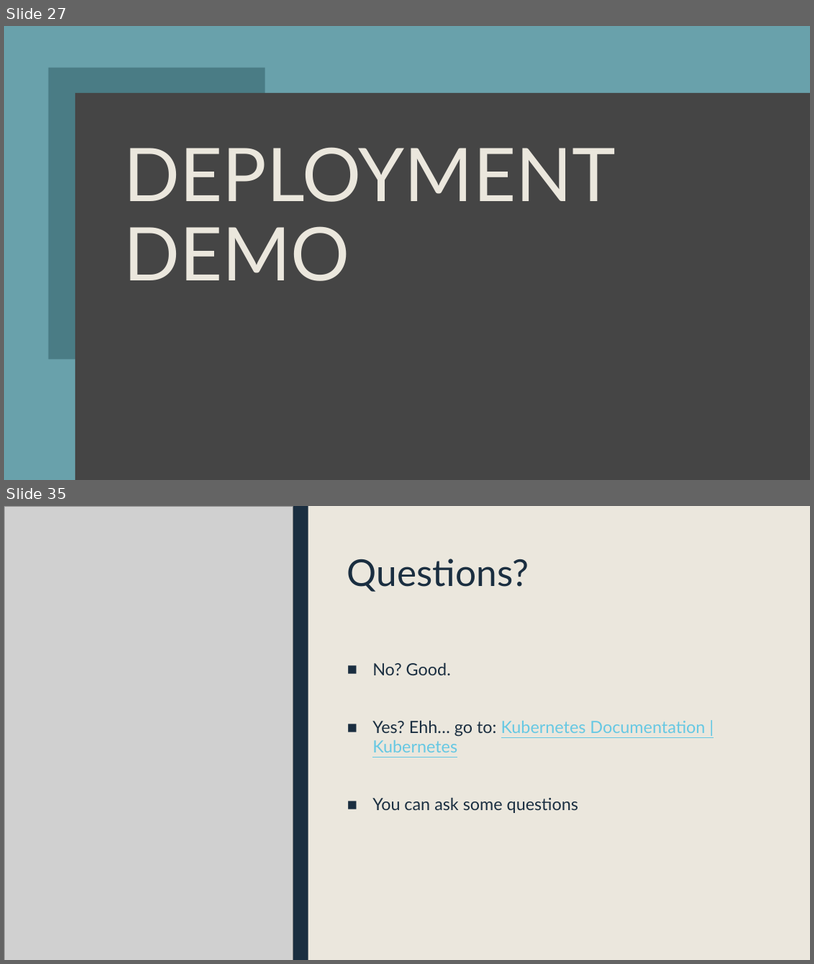
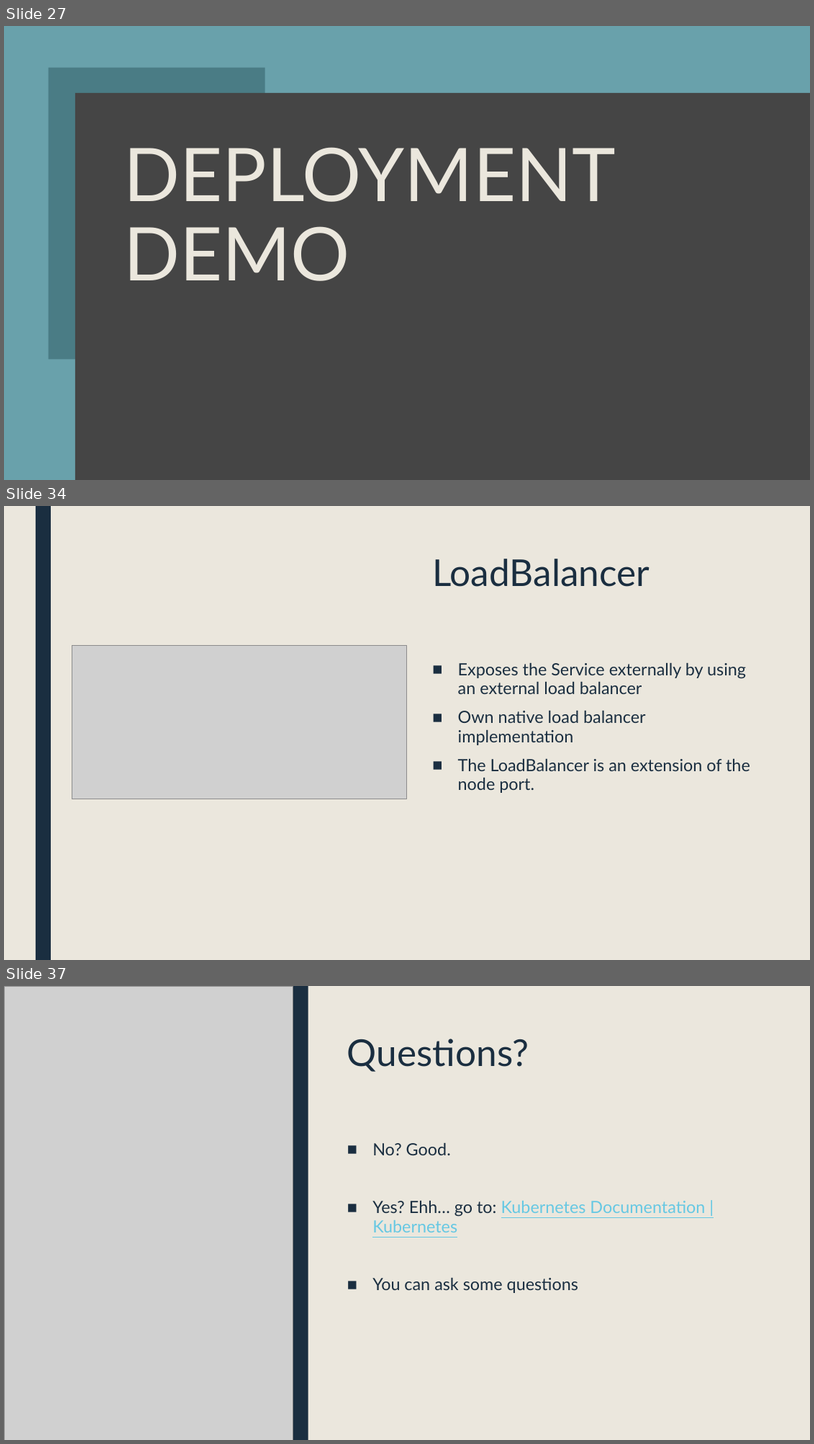
Before and after one commit to sebivenlo/ESD-2023-Kubernetes, a slide deck: presentation/Kubernetes.pptx. Shown one above the other, each under a label of ours: slides 27 and 35 before the commit, slides 27, 34 and 37 after it; the slides between them are not shown. The pictures are 814x964 and 814x1444 pixels, drawn with LibreOffice and Linux fonts; fonts in the diff are those of the drawing; grey boxes stand for pictures. Boxes give left, top, right and bottom in pixels: in the first picture for what was removed or moved away, otherwise in the second. Text is boxed around its words. In the diff, an @@ line names an element or a change of style, - is before the commit and + after.

Commit message:
Changes in slides about services
I Improved the slides regarding the Services in kubernetes.

```diff
--- a/presentation/Kubernetes.pptx
+++ b/presentation/Kubernetes.pptx
@@ slide 34 added at [4,506,810,960], background #EBE7DD @@
@@ rectangle added at [36,506,51,960], fill #1A2E40 @@
@@ title added at [432,559,650,587], 44 pt, text #1A2E40 @@
+LoadBalancer
@@ picture added at [72,646,407,800] @@
@@ text added at [458,663,751,793], 20 pt, text #1A2E40 @@
+■ Exposes the Service externally by using an external load balancer
+■ Own native load balancer implementation
+■ The LoadBalancer is an extension of the node port.
@@ what was slide 35 is now slide 37 @@
```
Also in this commit, not shown: 3 slides changed, 4 other slides added, 3 slides removed.
